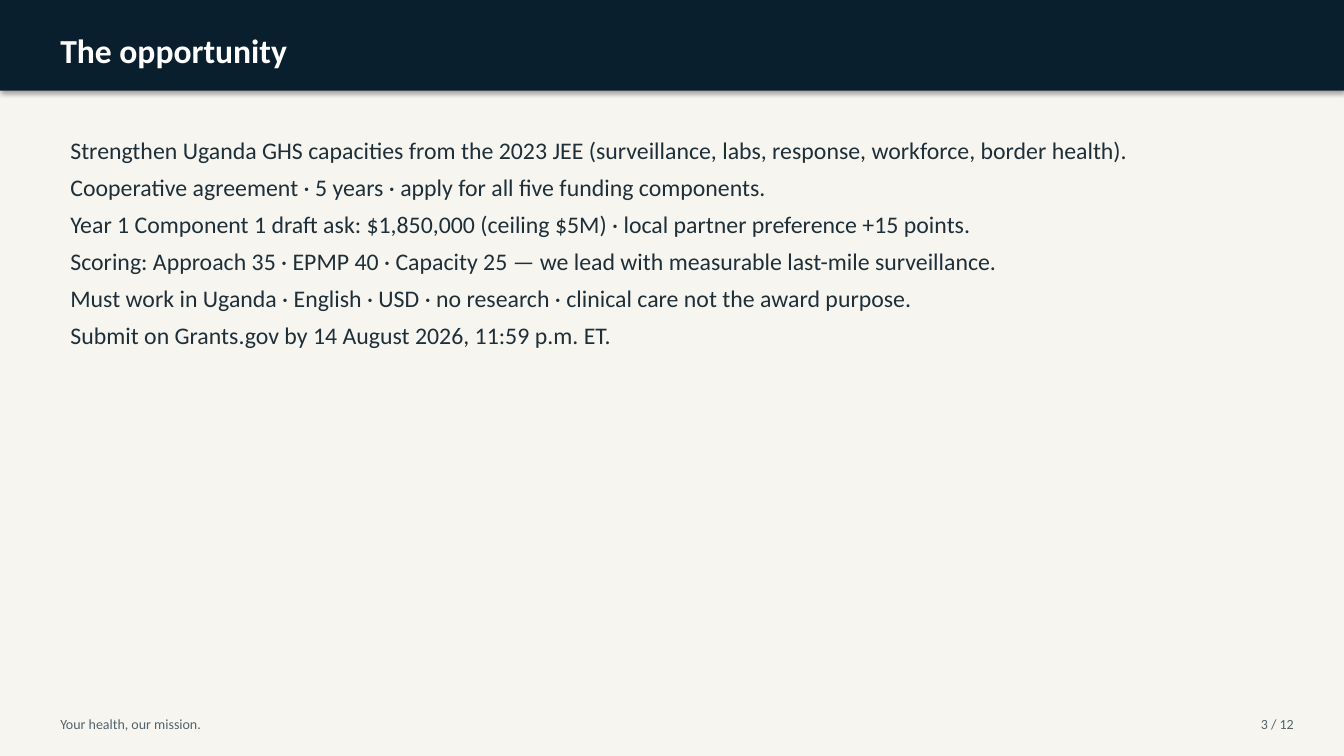
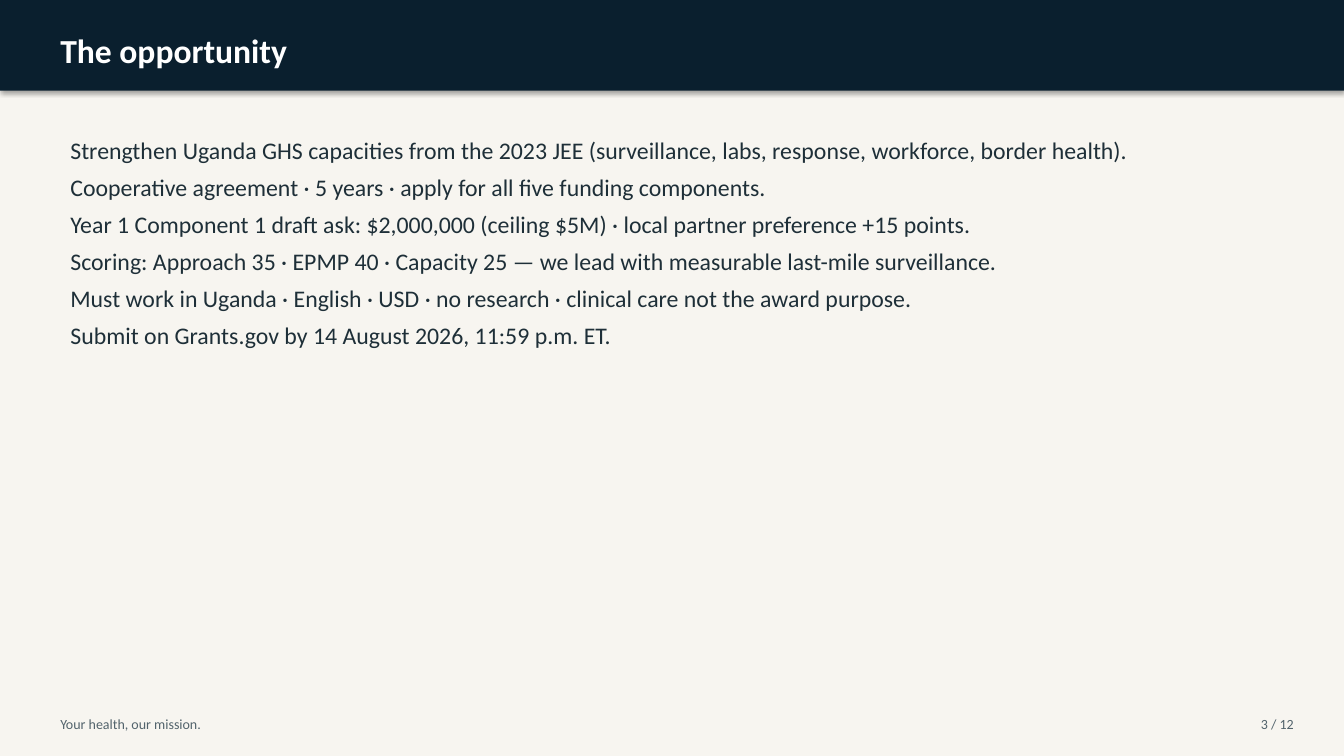
Before and after one commit to WASSWA2624/fairbanks, a slide deck: slide 3 of applications/cdc-uganda-ghs/documents/cdc-uganda-ghs_ppt.pptx. Drawn at 1344x756 pixels with LibreOffice and Linux fonts; fonts in the diff are those of the drawing. Boxes give left, top, right and bottom in pixels: in the first picture for what was removed or moved away, otherwise in the second. Text is boxed around its words. In the diff, an @@ line names an element or a change of style, - is before the commit and + after.

Commit message:
Update budget figures and application documents for CDC-RFA-JG-26-0054. Revised Year 1 federal ask to $3,300,000, with detailed adjustments across all components, including an increase in funding for Core GHS and modifications to contingency amounts. Enhanced clarity in budget narratives and application forms to ensure compliance with Grants.gov requirements.

```diff
--- a/applications/cdc-uganda-ghs/documents/cdc-uganda-ghs_ppt.pptx
+++ b/applications/cdc-uganda-ghs/documents/cdc-uganda-ghs_ppt.pptx
@@ text at (70, 216, 970, 237): text changed @@
-Year 1 Component 1 draft ask: $1,850,000 (ceiling $5M) · local partner preference +15 points.
+Year 1 Component 1 draft ask: $2,000,000 (ceiling $5M) · local partner preference +15 points.
```
Also in this commit, not shown: 2 other slides changed, 16 other files.
